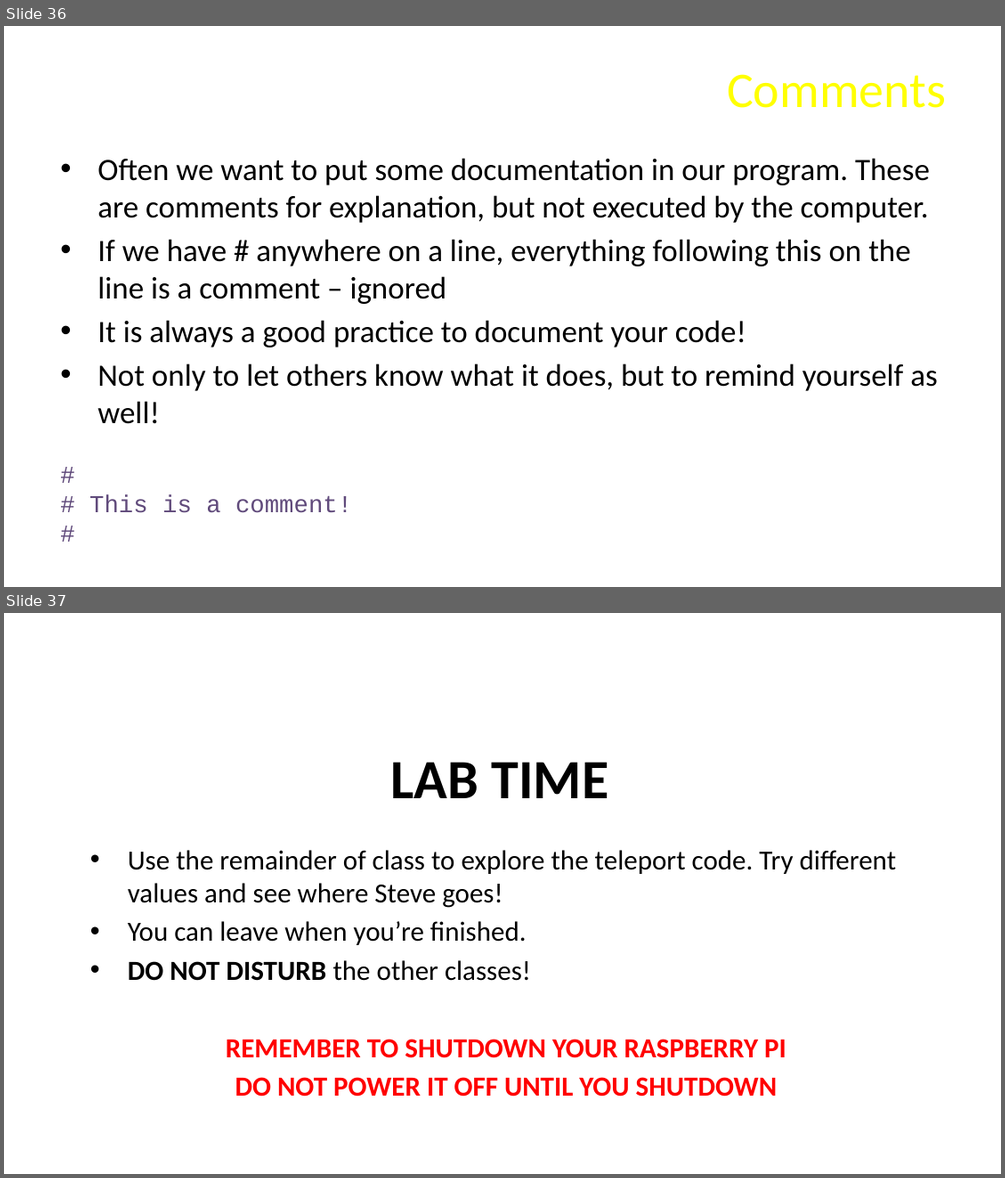
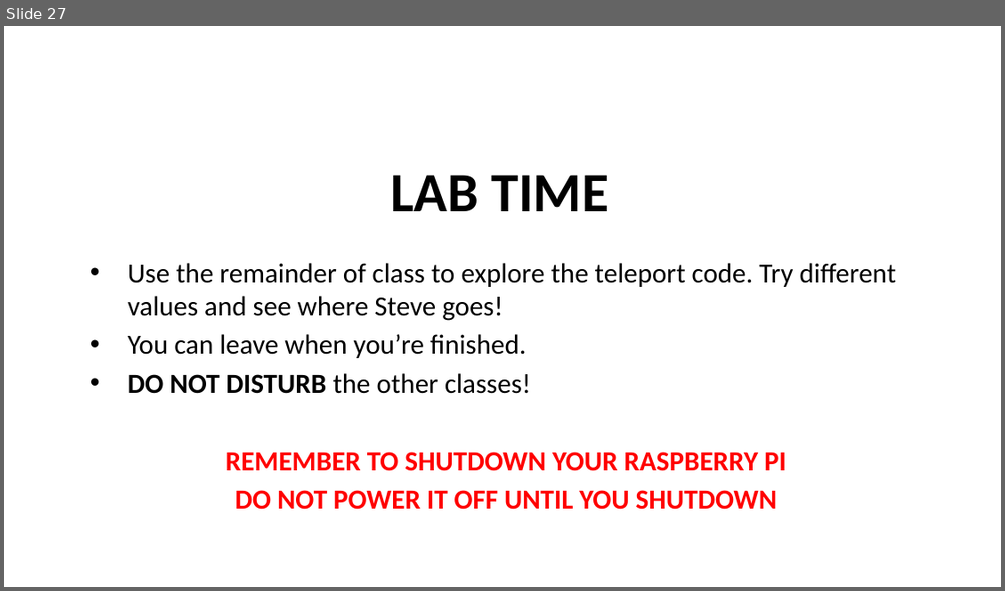
Before and after one commit to ChuckBell/Mines-Minerals-and-Minecraft, a slide deck: slides/Lesson2.pptx. Shown one above the other, each under a label of ours: slides 36 and 37 before the commit, slide 27 after it. The pictures are 1005x1178 and 1005x591 pixels, drawn with LibreOffice and Linux fonts; fonts in the diff are those of the drawing; background and template pictures are left out. Boxes give left, top, right and bottom in pixels: in the first picture for what was removed or moved away, otherwise in the second. Text is boxed around its words. In the diff, an @@ line names an element or a change of style, - is before the commit and + after.

```diff
--- a/slides/Lesson2.pptx
+++ b/slides/Lesson2.pptx
@@ slide 36 removed at box(4, 26, 1001, 587), background picture (left out) @@
@@ title removed at box(727, 74, 946, 108) @@
-Comments
@@ text removed at box(89, 158, 937, 513) @@
-• Often we want to put some documentation in our program. These are comments for explanation, but not executed by the computer.
-• If we have # anywhere on a line, everything following this on the line is a comment – ignored
-• It is always a good practice to document your code!
-• Not only to let others know what it does, but to remind yourself as well!
-#
-# This is a comment!
-#
@@ what was slide 37 is now slide 27 @@
```
Also in this commit, not shown: 1 slide changed, 9 other slides removed, 1 other file.
